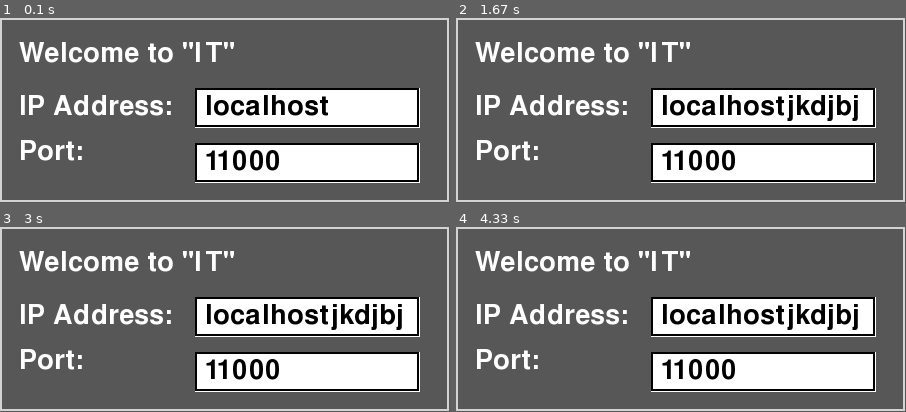
Above: before the commit, frames 1-4 (two rows, left to right).
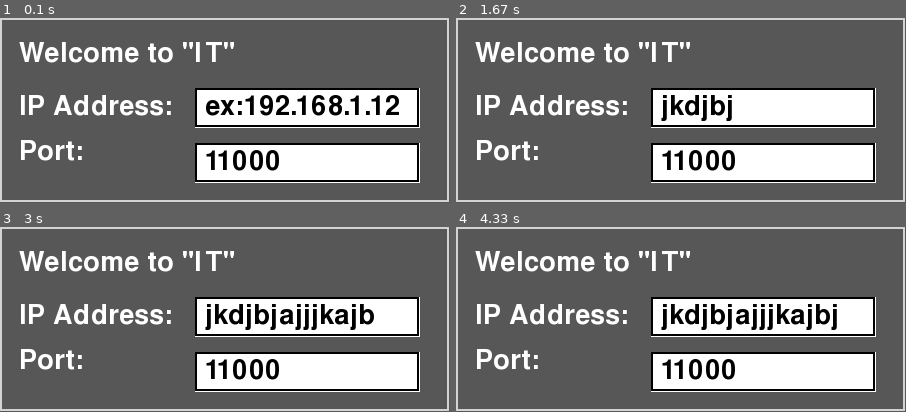
Above: after the commit, the same moments.

Repository: bhartshorn/it
Game: pygame game, started from client.py
Same seed, same stepped clock (60 frames per second), same inputs: the game is played once before the commit and once after it.
Inputs (mouse positions are in pixels of both pictures, inside the frame that each line leads up to):
- Up to frame 1 (0.1 s): no input
- Up to frame 2 (1.67 s): hold Right 0.33-0.8 s; move the mouse to (663, 117) at 0.37 s; hold Up 0.88-1.18 s; move the mouse to (825, 104) at 0.92 s; tap J at 0.95, 1.28, 1.58 s; tap K at 1.03 s; hold Right from 1.22 s (still down); hold D from 1.22 s (still down); move the mouse to (573, 112) at 1.25 s; tap B at 1.37 s
- Up to frame 3 (3 s): release Right at 1.68 s; release D at 1.68 s; hold Left 1.72-2.25 s; hold A 1.72-2.25 s; move the mouse to (85, 291) at 1.75 s; tap J at 1.78, 2.08, 2.35, 2.68, 2.98 s; hold Down 2.28-2.58 s; move the mouse to (292, 254) at 2.32 s; tap K at 2.43 s; hold Left from 2.62 s (still down); hold A from 2.62 s (still down); move the mouse to (279, 334) at 2.65 s; tap B at 2.77 s
- Up to frame 4 (4.33 s): release Left at 3.02 s; release A at 3.02 s

The runs differ from the first frame. In frame 1, 2.6% of the frame differs, in the area x 45-89%, y 41-53%; in frame 2, 2.4%; in frame 3, 2.8%; in frame 4, 2.9%, in the area x 45-90%, y 41-56%.

Commit message:
Show example IP

Diff:
--- a/client.py
+++ b/client.py
@@ -290,8 +290,7 @@
     port_label = makeLabel("Port:", 40, 19, 120, "white", "LiberationsSansRegular")
     showLabel(port_label)
 
-
-    ip_box = makeTextBox(195, 70, screen_width / 2 ,0, "localhost", 15,40)
+    ip_box = makeTextBox(195, 70, screen_width / 2 ,0, "ex:192.168.1.12", 15,40, True)
     port_box = makeTextBox(195, 125, screen_width / 2 ,0, "11000", 10,40)
 
     showTextBox(ip_box)
@@ -322,7 +321,6 @@
     pygame.init()
 
 
-
     fonts['ui'] = pygame.font.Font('resources/fonts/LiberationSans-Regular.ttf', 30)
     fonts['sm'] = pygame.font.Font('resources/fonts/LiberationSans-Regular.ttf', 16)
 
--- a/pygame_functions.py
+++ b/pygame_functions.py
@@ -99,7 +99,7 @@
 
 
 class newTextBox(pygame.sprite.Sprite):
-    def __init__(self, text, xpos, ypos, width, case, maxLength, fontSize):
+    def __init__(self, text, xpos, ypos, width, case, maxLength, fontSize, isLabel=False):
         pygame.sprite.Sprite.__init__(self)
         self.text = text
         self.width = width
@@ -115,6 +115,7 @@
         self.fontColour = pygame.Color("black")
         self.initialColour = (180, 180, 180)
         self.font = pygame.font.Font(self.fontFace, fontSize)
+        self.isLabel = isLabel
         self.rect.topleft = [xpos, ypos]
         newSurface = self.font.render(self.text, True, self.fontColour)
         self.image.blit(newSurface, [10, 5])
@@ -137,10 +138,14 @@
             updateDisplay()
             for event in pygame.event.get():
                 if event.type == pygame.KEYDOWN:
+                    if self.isLabel:
+                        self.clear()
+                        self.text = ""
+                        self.isLabel = False
                     if event.key == pygame.K_RETURN:
                         self.cursor_visible = False
                         self.clear()
-                        return self.text, event.key
+                        return self.text, event.keyz
                     elif event.key == pygame.K_TAB:
                         self.cursor_visible = False
                         self.clear()
@@ -586,8 +591,8 @@
     return thisevent.key
 
 
-def makeTextBox(xpos, ypos, width, case=0, startingText="Please type here", maxLength=0, fontSize=22):
-    thisTextBox = newTextBox(startingText, xpos, ypos, width, case, maxLength, fontSize)
+def makeTextBox(xpos, ypos, width, case=0, text="Please type here", maxLength=0, fontSize=22, isLabel=False):
+    thisTextBox = newTextBox(text, xpos, ypos, width, case, maxLength, fontSize, isLabel)
     textboxGroup.add(thisTextBox)
     return thisTextBox
 
